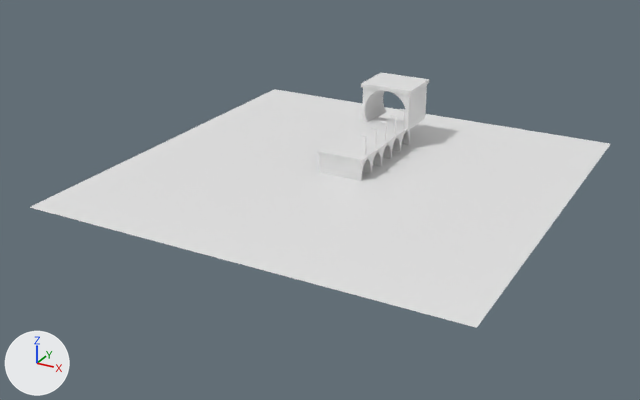
The Blender file Bridgelamps/bridgeMockup.blend, before and after one commit.
Before and after are seen from a 50 mm lens placed at (35.1, -68.6, 31.0), pointed at (-1.0, -3.0, -1.9). Every picture has the same lights, and +X, +Y and +Z are marked at lower left.
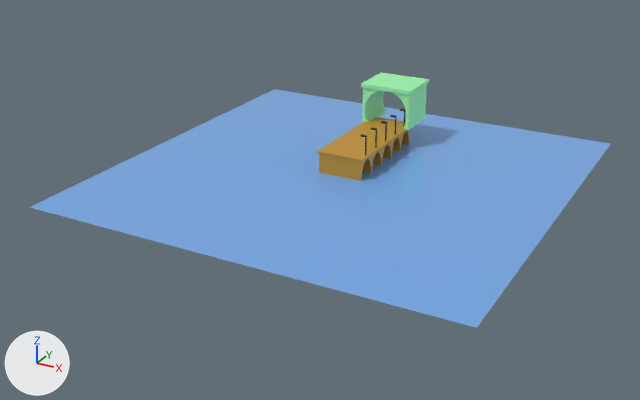
Location of each change, [x1, y1, x2, y2] in pixels of the pictures (640 x 400 px):
'Ground\\', recoloured (white to blue): [30, 89, 610, 328] in both
'Cube.001', recoloured (white to orange): [317, 117, 407, 162] in both
'Cube', recoloured: [319, 130, 410, 181] in both
'Cube.004', recoloured (white to green): [362, 85, 427, 130] in both
'Cube.003', recoloured (white to green): [361, 73, 429, 95] in both

Patch to the scene script:
```diff
--- a/Bridgelamps/bridgeMockup.blend.py
+++ b/Bridgelamps/bridgeMockup.blend.py
@@ mat_tunel @@
+mat_tunel = principled_material('Tunel')
+mat_tunel.base_color = (0.356, 1.0, 0.443)  # green #a1ffb2
+mat_tunel.roughness = 0.4
@@ mat_bridge @@
+mat_bridge = principled_material('Bridge')
+mat_bridge.base_color = (0.549, 0.292, 0.0251)  # orange #c4932c
+mat_bridge.roughness = 0.4
@@ mat_water @@
+mat_water = principled_material('Water')
+mat_water.base_color = (0.179, 0.396, 0.8)  # blue #75a9e7
+mat_water.roughness = 0.183
@@ me_plane @@
 me_plane.from_pydata(...)  # 4 vertices, 1 face; spans x -20.0..20.0, y -20.0..20.0, z 0.0
+me_plane.materials.append(mat_water)  # blue #75a9e7
@@ me_cube @@
 me_cube.from_pydata(...)  # 8 vertices, 6 faces; spans x -1.0..1.0, y -1.0..1.0, z -1.0..1.0
-me_cube.materials.append(mat_material_001)  # white #e7e7e7
+me_cube.materials.append(mat_bridge)  # orange #c4932c
@@ me_cube_001 @@
 me_cube_001.from_pydata(...)  # 8 vertices, 6 faces; spans x -1.25..1.25, y -1.25..1.25, z -1.25..1.25
+me_cube_001.materials.append(mat_bridge)  # orange #c4932c
@@ me_cube_005 @@
 me_cube_005.from_pydata(...)  # 8 vertices, 6 faces; spans x -1.0..1.0, y -1.0..1.0, z -1.0..1.0
-me_cube_005.materials.append(mat_material_000)  # white #e7e7e7
+me_cube_005.materials.append(mat_tunel)  # green #a1ffb2
@@ me_cube_004 @@
 me_cube_004.from_pydata(...)  # 8 vertices, 6 faces; spans x -1.25..1.25, y -1.25..1.25, z -1.25..1.25
+me_cube_004.materials.append(mat_tunel)  # green #a1ffb2
```
